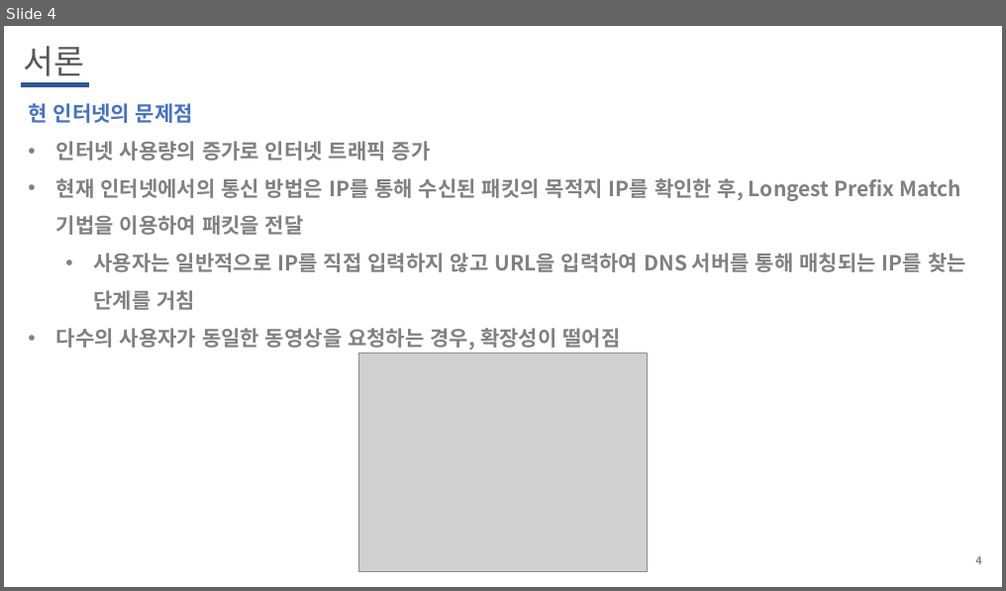
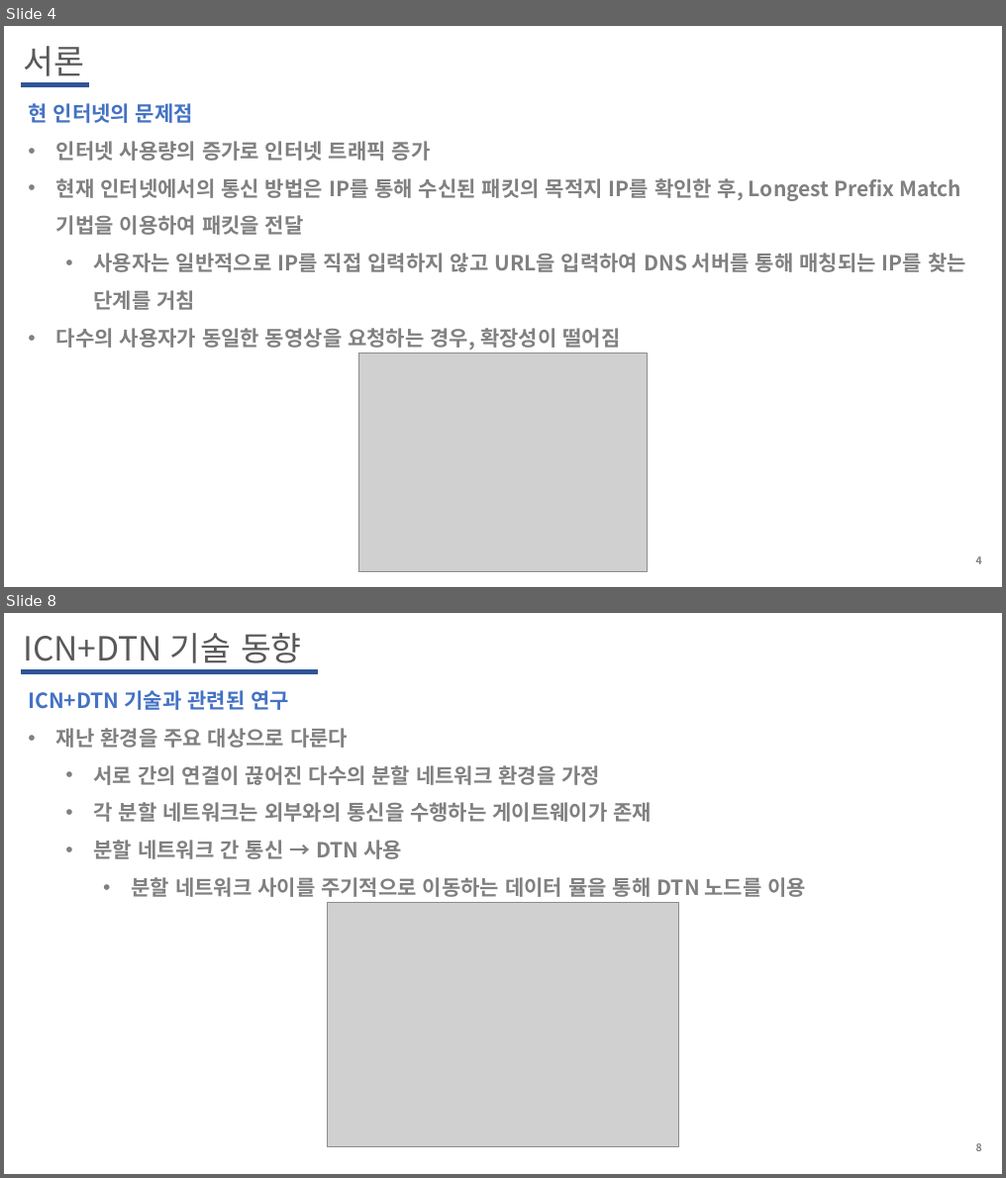
Before and after one commit to WoogiBoogi1129/ICN-NDN, a slide deck: Named-Data-Net/PPT/ICN+NDN-기술.pptx. Shown one above the other, each under a label of ours: slide 4 before the commit, slides 4 and 8 after it; the slides between them are not shown. The pictures are 1006x591 and 1006x1178 pixels, drawn with LibreOffice and Linux fonts; fonts in the diff are those of the drawing; grey boxes stand for pictures. Boxes give left, top, right and bottom in pixels: in the first picture for what was removed or moved away, otherwise in the second. Text is boxed around its words. In the diff, an @@ line names an element or a change of style, - is before the commit and + after.

```diff
--- a/Named-Data-Net/PPT/ICN+NDN-기술.pptx
+++ b/Named-Data-Net/PPT/ICN+NDN-기술.pptx
@@ slide 8 added at (x1=4, y1=613, x2=1002, y2=1174), background #FFFFFF @@
@@ text added at (x1=23, y1=633, x2=302, y2=663), 32 pt, text #595959 @@
+ICN+DTN 기술 동향
@@ line added from (21, 672) to (318, 672), #2F5597 4.5 pt @@
@@ text added at (x1=28, y1=690, x2=807, y2=897), 20 pt, text #808080, bold @@
+ICN+DTN 기술과 관련된 연구
+• 재난 환경을 주요 대상으로 다룬다
+  • 서로 간의 연결이 끊어진 다수의 분할 네트워크 환경을 가정
+  • 각 분할 네트워크는 외부와의 통신을 수행하는 게이트웨이가 존재
+  • 분할 네트워크 간 통신 → DTN 사용
+    • 분할 네트워크 사이를 주기적으로 이동하는 데이터 뮬을 통해 DTN 노드를 이용
@@ picture added at (x1=328, y1=902, x2=678, y2=1147) @@
@@ page number added at (x1=976, y1=1144, x2=982, y2=1152), 10 pt, text #808080, bold @@
+8
```
Also in this commit, not shown: 2 slides changed, 9 other slides added, 1 other file.
